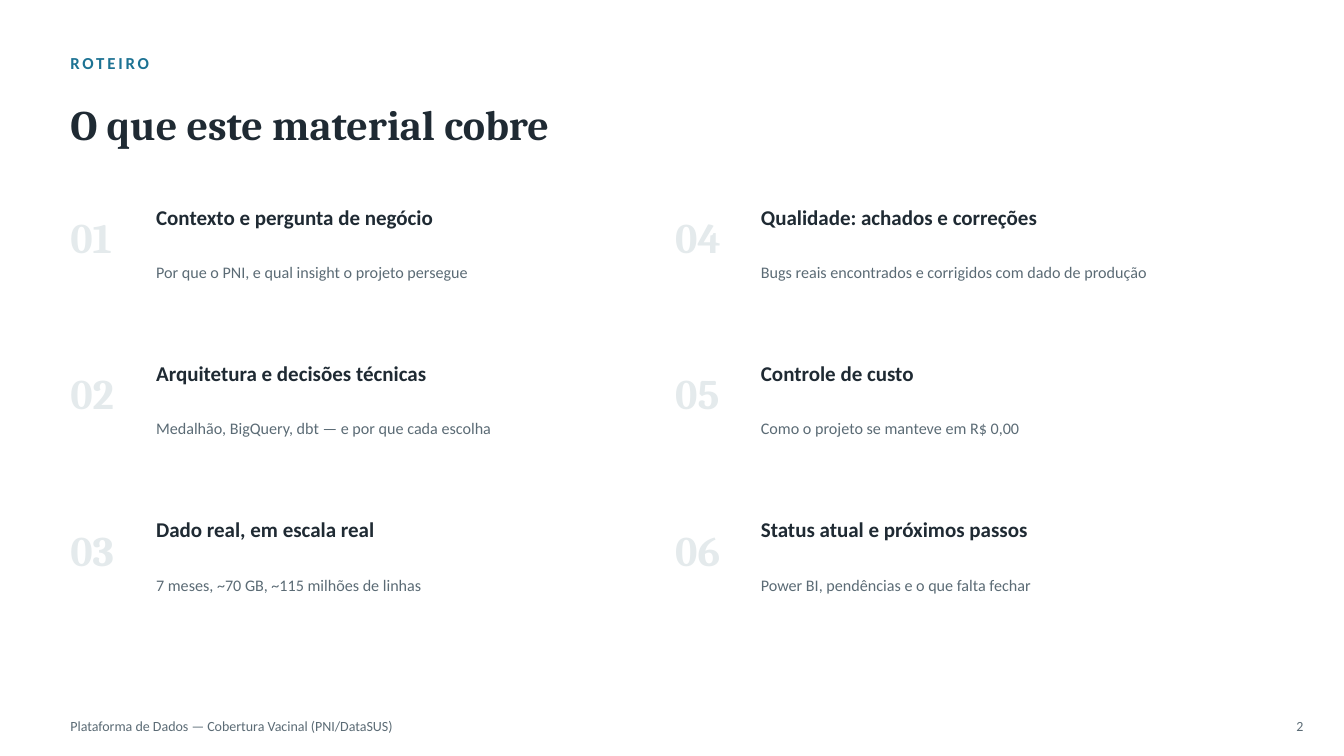
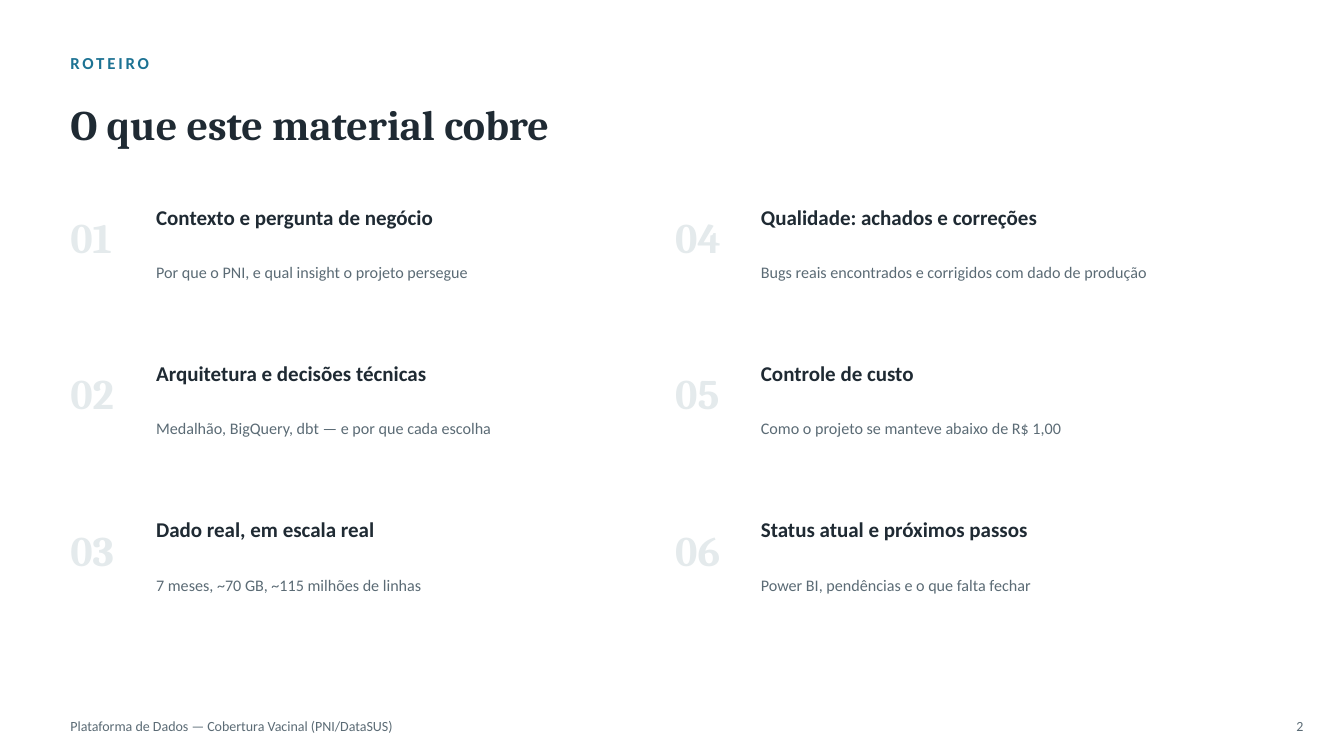
Before and after one commit to gioalvarino/Projeto-MBA-Uniesp, a slide deck: slide 2 of apresentacao/apresentacao-tecnica-pni.pptx. Drawn at 1344x756 pixels with LibreOffice and Linux fonts; fonts in the diff are those of the drawing. Boxes give left, top, right and bottom in pixels: in the first picture for what was removed or moved away, otherwise in the second. Text is boxed around its words. In the diff, an @@ line names an element or a change of style, - is before the commit and + after.

```diff
--- a/apresentacao/apresentacao-tecnica-pni.pptx
+++ b/apresentacao/apresentacao-tecnica-pni.pptx
@@ text at box(761, 423, 1061, 437): text changed @@
-Como o projeto se manteve em R$ 0,00
+Como o projeto se manteve abaixo de R$ 1,00
```
Also in this commit, not shown: 12 other slides changed, 1 slide added, 2 other files.
